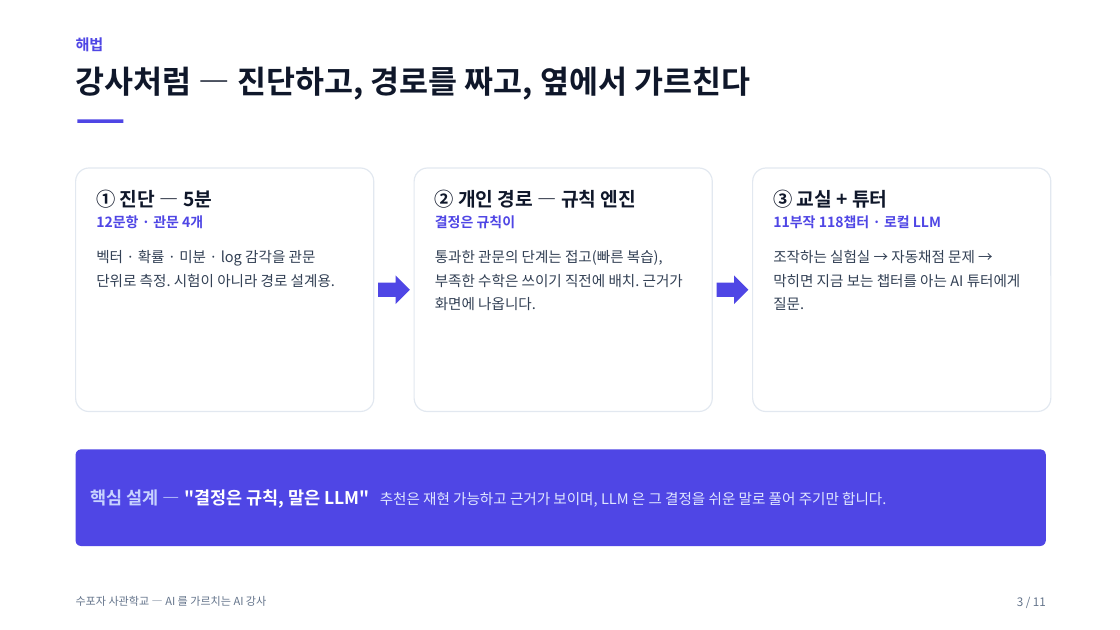
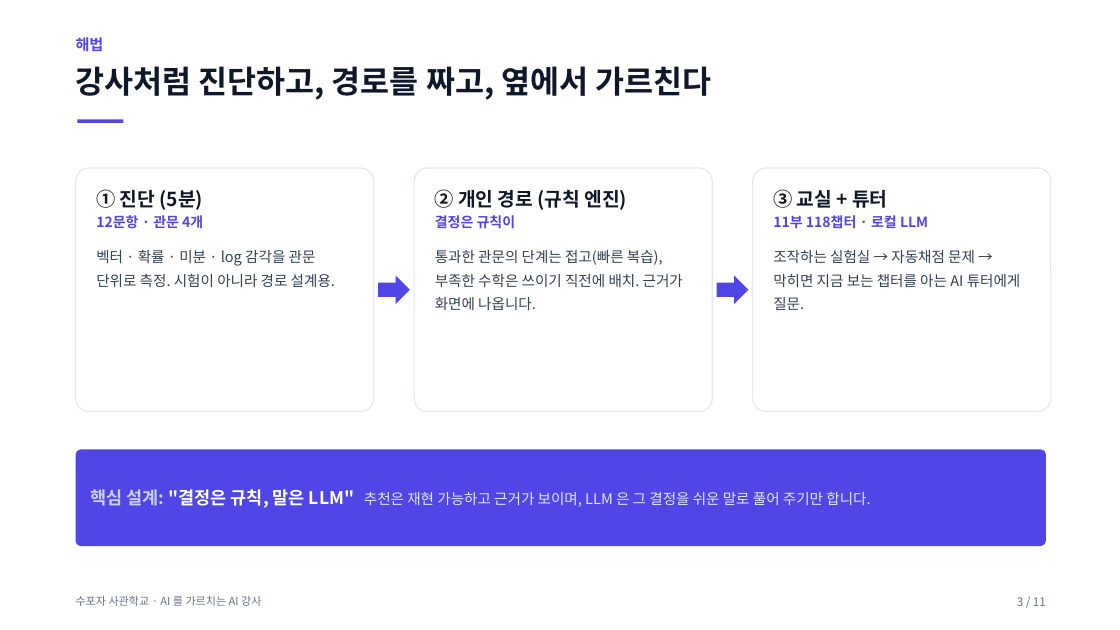
Before and after one commit to jiyupapa/math-platform, a slide deck: slide 3 of docs/hackathon/11_pitch_deck.pptx. Drawn at 1120x630 pixels with LibreOffice and Linux fonts; fonts in the diff are those of the drawing. Boxes give left, top, right and bottom in pixels: in the first picture for what was removed or moved away, otherwise in the second. Text is boxed around its words. In the diff, an @@ line names an element or a change of style, - is before the commit and + after.

```diff
--- a/docs/hackathon/11_pitch_deck.pptx
+++ b/docs/hackathon/11_pitch_deck.pptx
@@ text at (76, 66, 712, 100): text changed @@
-강사처럼 — 진단하고, 경로를 짜고, 옆에서 가르친다
+강사처럼 진단하고, 경로를 짜고, 옆에서 가르친다
@@ text in rounded rectangle at (753, 168, 1051, 412): text changed @@
-11부작 118챕터 · 로컬 LLM
+11부 118챕터 · 로컬 LLM
@@ text in rounded rectangle at (96, 189, 202, 210): text changed @@
-① 진단 — 5분
+① 진단 (5분)
@@ text in rounded rectangle at (435, 189, 627, 210): text changed @@
-② 개인 경로 — 규칙 엔진
+② 개인 경로 (규칙 엔진)
@@ text in rounded rectangle at (91, 489, 870, 508): text changed @@
-핵심 설계 — "결정은 규칙, 말은 LLM" 추천은 재현 가능하고 근거가 보이며, LLM 은 그 결정을 쉬운 말로 풀어 주기만 합니다.
+핵심 설계: "결정은 규칙, 말은 LLM" 추천은 재현 가능하고 근거가 보이며, LLM 은 그 결정을 쉬운 말로 풀어 주기만 합니다.
@@ text at (76, 596, 261, 606): text changed @@
-수포자 사관학교 — AI 를 가르치는 AI 강사
+수포자 사관학교 · AI 를 가르치는 AI 강사
```
Also in this commit, not shown: 10 other slides changed, 39 other files.
